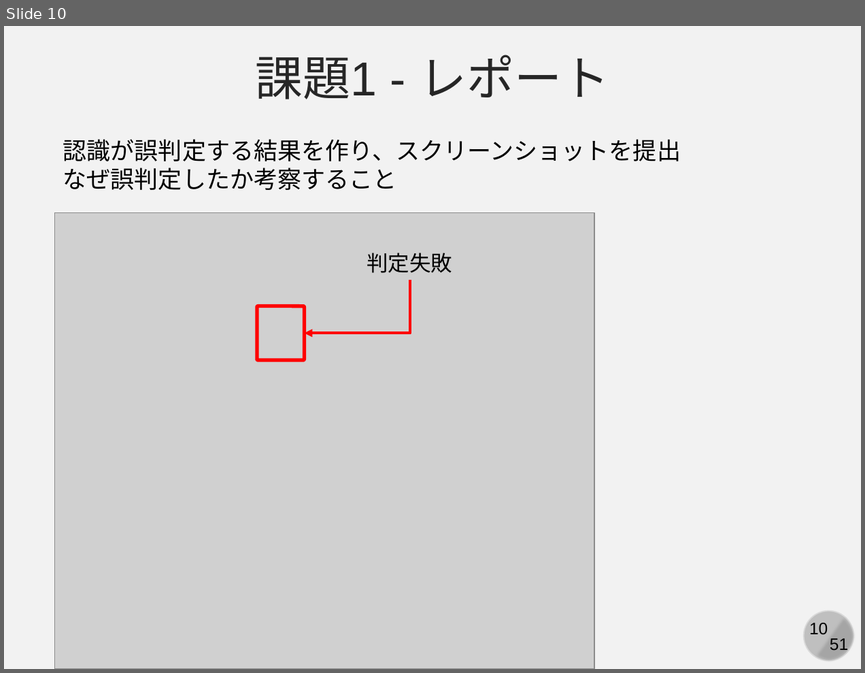
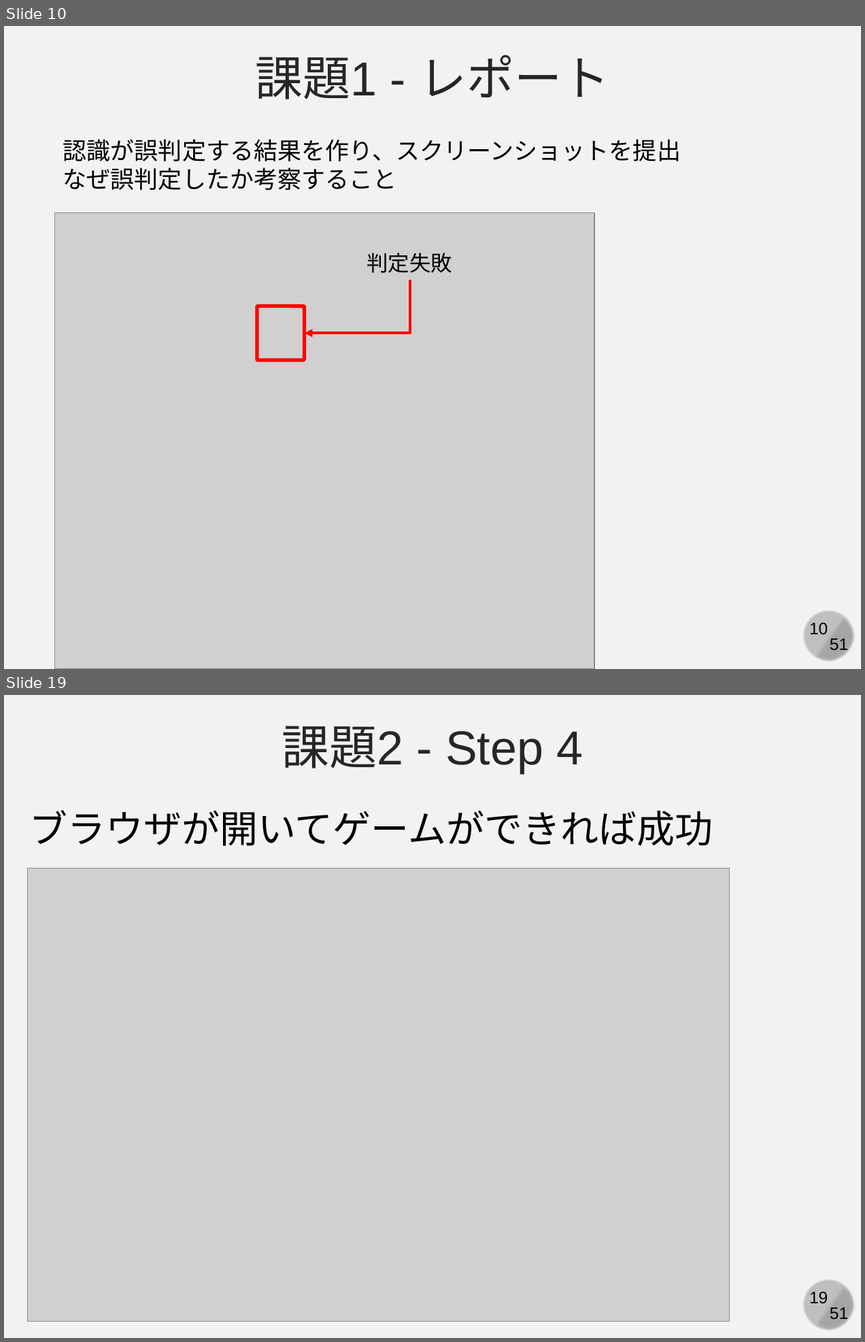
Before and after one commit to kaityo256/github, a slide deck: practice_github2/fig/github_ex04.pptx. Shown one above the other, each under a label of ours: slide 10 before the commit, slides 10 and 19 after it; the slides between them are not shown. The pictures are 865x673 and 865x1342 pixels, drawn with LibreOffice and Linux fonts; fonts in the diff are those of the drawing; grey boxes stand for pictures. Boxes give left, top, right and bottom in pixels: in the first picture for what was removed or moved away, otherwise in the second. Text is boxed around its words. In the diff, an @@ line names an element or a change of style, - is before the commit and + after.

```diff
--- a/practice_github2/fig/github_ex04.pptx
+++ b/practice_github2/fig/github_ex04.pptx
@@ slide 19 added at (4, 695, 861, 1338), background #F2F2F2; not listed: 4 template elements that a slide beside it also shows @@
@@ text added at (281, 726, 583, 773), 40 pt, text #262626 @@
+課題2 - Step 4
@@ text added at (29, 810, 713, 846), 32 pt, text #000000 @@
+ブラウザが開いてゲームができれば成功
@@ picture added at (28, 868, 730, 1321) @@
```
Also in this commit, not shown: 12 other slides added, 1 other file.
